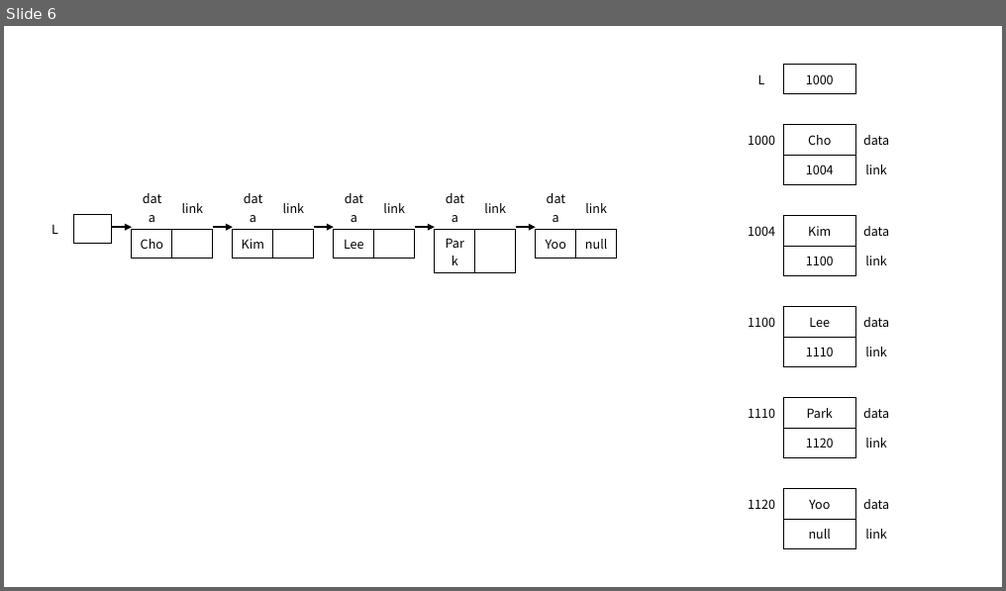
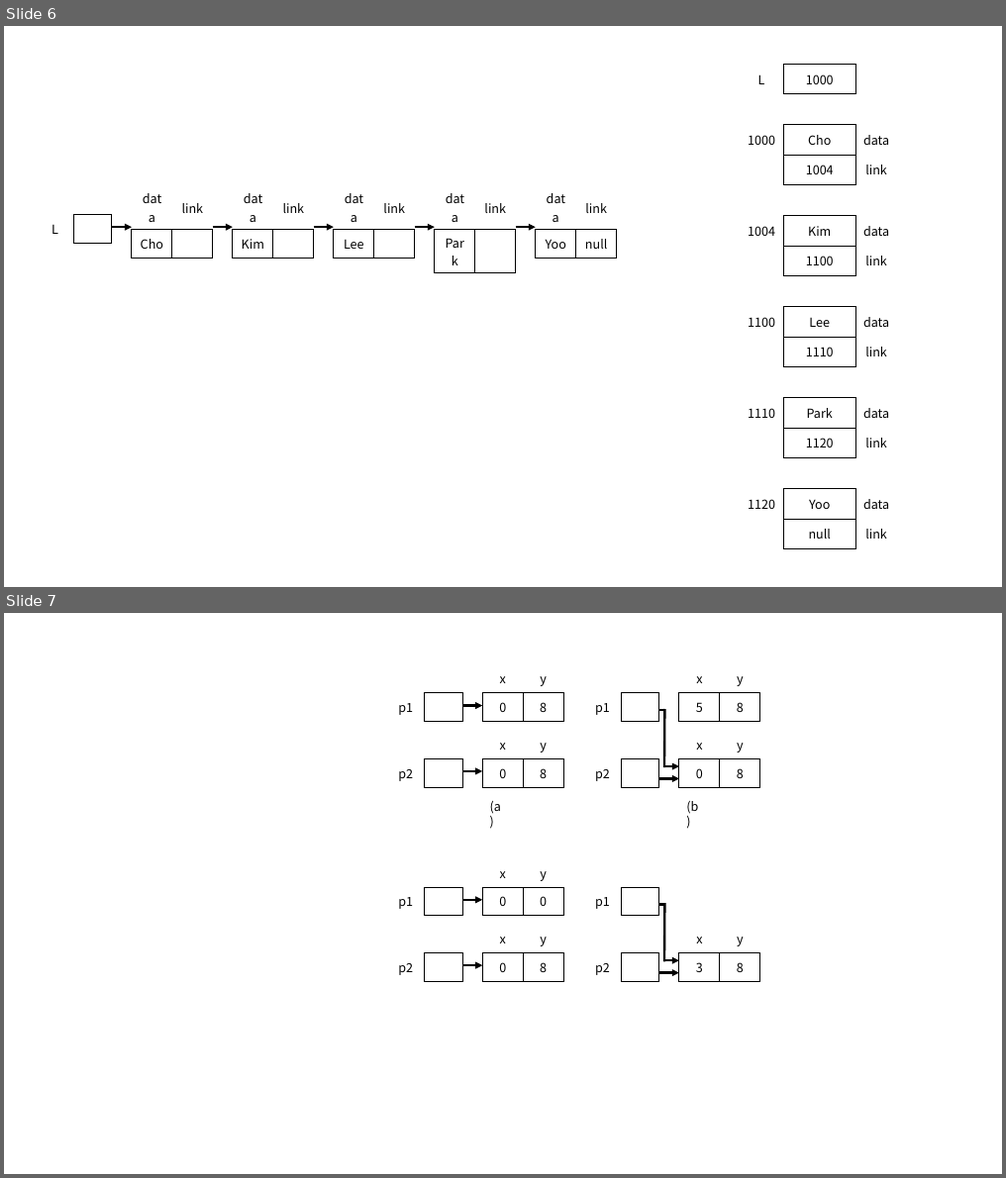
Before and after one commit to Rap0d/rap0d.github.io, a slide deck: assets/form/matrix.pptx. Shown one above the other, each under a label of ours: slide 6 before the commit, slides 6 and 7 after it. The pictures are 1006x591 and 1006x1178 pixels, drawn with LibreOffice and Linux fonts; fonts in the diff are those of the drawing. Boxes give left, top, right and bottom in pixels: in the first picture for what was removed or moved away, otherwise in the second. Text is boxed around its words. In the diff, an @@ line names an element or a change of style, - is before the commit and + after.

```diff
--- a/assets/form/matrix.pptx
+++ b/assets/form/matrix.pptx
@@ slide 7 added at (4, 613, 1002, 1174), background #FFFFFF @@
@@ table added at (386, 664, 463, 722), 2 rows, 2 columns @@
+ | 
+p1 | 
@@ table added at (482, 664, 563, 722), 2 rows, 2 columns @@
+x | y
+0 | 8
@@ table added at (583, 664, 659, 722), 2 rows, 2 columns @@
+ | 
+p1 | 
@@ table added at (679, 664, 760, 722), 2 rows, 2 columns @@
+x | y
+5 | 8
@@ table added at (386, 731, 463, 787), 2 rows, 2 columns @@
+ | 
+p2 | 
@@ arrow added from (463, 706) to (482, 706), #000000 2.25 pt @@
@@ table added at (482, 731, 563, 787), 2 rows, 2 columns @@
+x | y
+0 | 8
@@ table added at (583, 731, 659, 787), 2 rows, 2 columns @@
+ | 
+p2 | 
@@ line added from (659, 710) to (665, 710), #000000 2.25 pt @@
@@ line added from (665, 709) to (664, 768), #000000 2.25 pt @@
@@ table added at (679, 731, 760, 787), 2 rows, 2 columns @@
+x | y
+0 | 8
@@ arrow added from (463, 771) to (482, 771), #000000 2.25 pt @@
@@ arrow added from (659, 778) to (679, 778), #000000 2.25 pt @@
@@ arrow added from (665, 766) to (679, 766), #000000 2.25 pt @@
@@ text added at (490, 801, 501, 814), 12 pt, text #000000 @@
+(a)
@@ text added at (686, 801, 698, 814), 12 pt, text #000000 @@
+(b)
@@ table added at (386, 859, 463, 916), 2 rows, 2 columns @@
+ | 
+p1 | 
@@ table added at (482, 859, 563, 916), 2 rows, 2 columns @@
+x | y
+0 | 0
@@ table added at (583, 859, 659, 916), 2 rows, 2 columns @@
+ | 
+p1 | 
@@ arrow added from (463, 900) to (482, 900), #000000 2.25 pt @@
@@ line added from (659, 904) to (665, 904), #000000 2.25 pt @@
@@ line added from (665, 903) to (664, 961), #000000 2.25 pt @@
@@ table added at (386, 925, 463, 981), 2 rows, 2 columns @@
+ | 
+p2 | 
@@ table added at (482, 925, 563, 981), 2 rows, 2 columns @@
+x | y
+0 | 8
@@ table added at (583, 925, 659, 981), 2 rows, 2 columns @@
+ | 
+p2 | 
@@ table added at (679, 925, 760, 981), 2 rows, 2 columns @@
+x | y
+3 | 8
@@ arrow added from (463, 965) to (482, 965), #000000 2.25 pt @@
@@ arrow added from (665, 961) to (679, 961), #000000 2.25 pt @@
@@ arrow added from (659, 973) to (679, 973), #000000 2.25 pt @@
```
Also in this commit, not shown: 5 other files.
